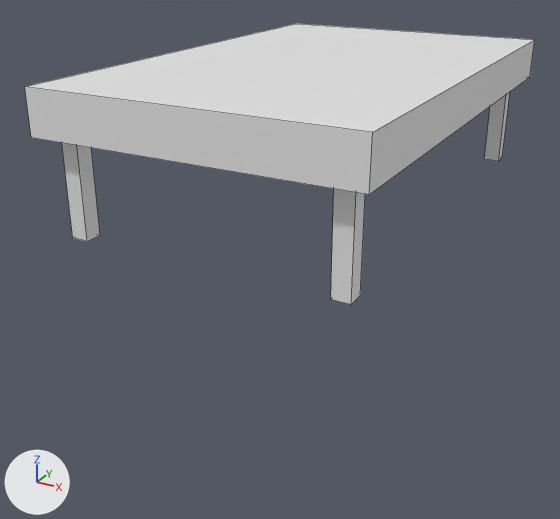
Renders of the OBJ model public/models/previewable/table.obj from each side of a commit.
One viewpoint serves both versions: a 50 mm lens placed at (4.96, -10.25, 2.66), pointed at (-0.37, -0.55, -2.19). The lights are fixed; the arrows at lower left show +X, +Y and +Z. Mesh edges are drawn as thin lines. Where no turn or scale is listed for an object, it has been applied to the vertices.

Objects in the first picture: 'table'.
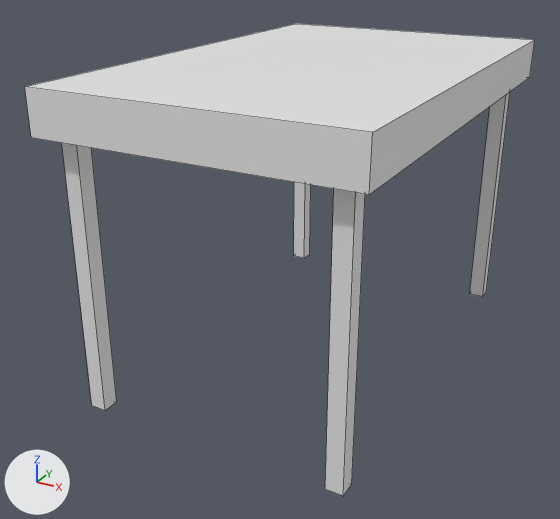
The newer file is also rescaled (x2.0), turned or shifted as a whole; pictures and numbers use the older file's frame.

The change in detail:
me_table has 40 vertices, 30 faces and spans x -2.25..2.25, y -3.5..3.5, z -1.19..0.81.
me_table is used by ob_table; location (0.0, 0.0, 0.0).
Before the commit, vertices of me_table: 8 (2.0, -3.25, -1.19) at pixel (351, 304), 9 (1.75, -3.25, -1.19) at pixel (330, 299), 12 (1.75, -3.0, -1.19), 13 (2.0, -3.0, -1.19) at pixel (360, 295).
Before the commit, vertices of me_table: 16 (-1.75, -3.25, -1.19) at pixel (87, 241), 17 (-2.0, -3.25, -1.19) at pixel (72, 237), 20 (-2.0, -3.0, -1.19), 21 (-1.75, -3.0, -1.19) at pixel (100, 235).
Before the commit, vertices of me_table: 24 (2.0, 3.0, -1.19) at pixel (498, 161), 25 (1.75, 3.0, -1.19) at pixel (484, 159), 28 (1.75, 3.25, -1.19), 29 (2.0, 3.25, -1.19) at pixel (502, 157).
Before the commit, vertices of me_table: 32 (-1.75, 3.0, -1.19), 33 (-2.0, 3.0, -1.19), 36 (-2.0, 3.25, -1.19), 37 (-1.75, 3.25, -1.19).
Part 1, on me_table:
Vertices 8, 9, 12, 13 of me_table move by (0.0, 0.0, -2.62).
Part 2, on me_table:
Vertices 16, 17, 20, 21 of me_table move by (0.0, 0.0, -2.62).
Part 3, on me_table:
Vertices 24, 25, 28, 29 of me_table move by (0.0, 0.0, -2.62).
Part 4, on me_table:
Vertices 32, 33, 36, 37 of me_table move by (0.0, 0.0, -2.62).

Where the change shows, as pixel boxes (x1, y1, x2, y2) in the pictures (560 x 519 px; the box of a moved part takes in the faces that stretch with it):
'table', reshaped (68% taller): before (25, 24, 535, 304); after (25, 24, 535, 496)
part 1 of me_table, moved or reshaped: before (331, 189, 365, 304); after (325, 189, 365, 496)
part 2 of me_table, moved or reshaped: before (62, 143, 100, 241); after (62, 143, 117, 410)
part 3 of me_table, moved or reshaped: before (484, 92, 510, 161); after (470, 92, 510, 297)
part 4 of me_table, moved or reshaped (not visible before): after (294, 182, 311, 258)
